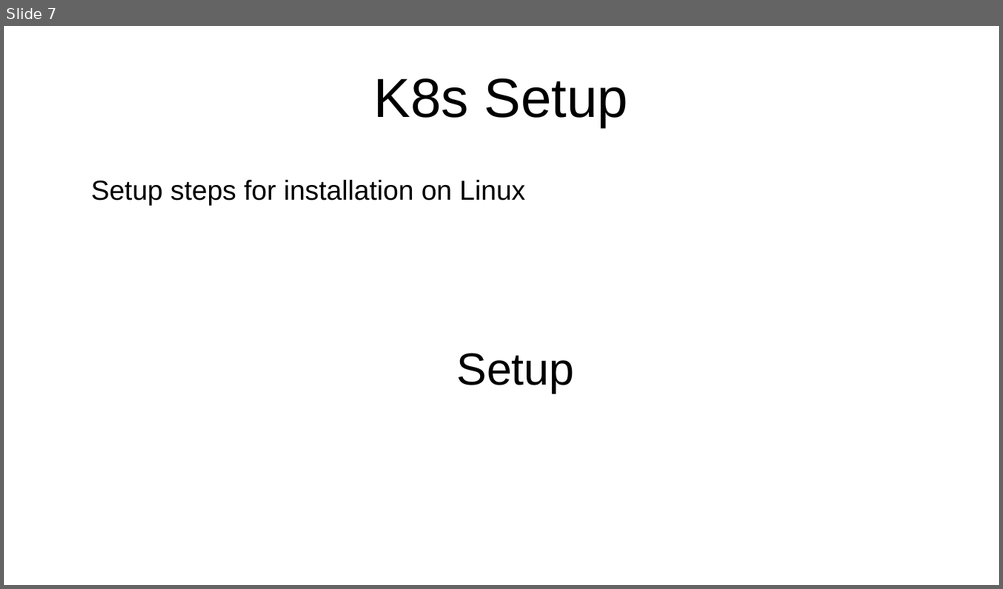
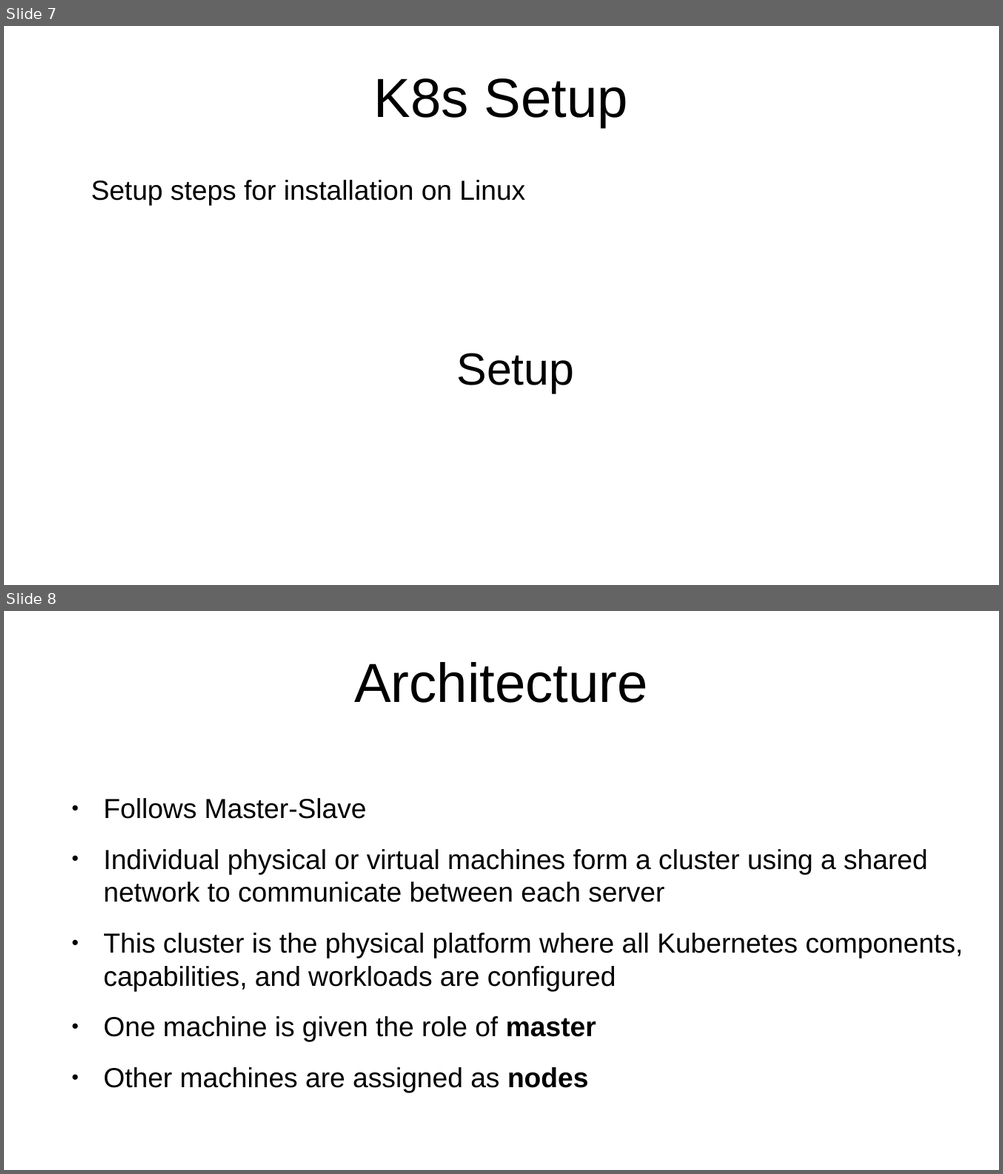
Before and after one commit to ksmane15/docs-k8s, a slide deck: k8s.odp. Shown one above the other, each under a label of ours: slide 7 before the commit, slides 7 and 8 after it. The pictures are 1003x589 and 1003x1174 pixels, drawn with LibreOffice and Linux fonts; fonts in the diff are those of the drawing. Boxes give left, top, right and bottom in pixels: in the first picture for what was removed or moved away, otherwise in the second. Text is boxed around its words. In the diff, an @@ line names an element or a change of style, - is before the commit and + after.

Commit message:
architecture done

```diff
--- a/k8s.odp
+++ b/k8s.odp
@@ slide 8 added at (x1=4, y1=611, x2=999, y2=1170), background #FFFFFF @@
@@ title added at (x1=354, y1=662, x2=648, y2=703), 44 pt, text #000000 @@
+Architecture
@@ text added at (x1=103, y1=798, x2=963, y2=1093), 22 pt, text #000000 @@
+● Follows Master-Slave
+● Individual physical or virtual machines form a cluster using a shared network to communicate between each server
+● This cluster is the physical platform where all Kubernetes components, capabilities, and workloads are configured
+● One machine is given the role of master
+● Other machines are assigned as nodes
```
Also in this commit, not shown: 14 other slides added, 1 slide removed.
